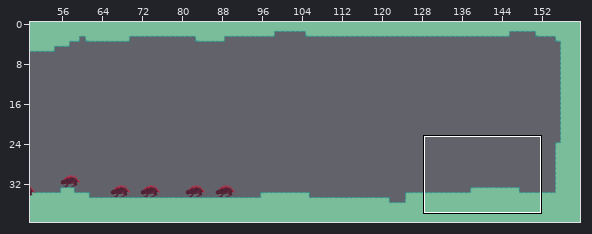
Level history. Tiled map: assets/levels/adlar.tmx. The picture above shows the old version from afar; the outline marks the close-up.
Close-up. Old version:
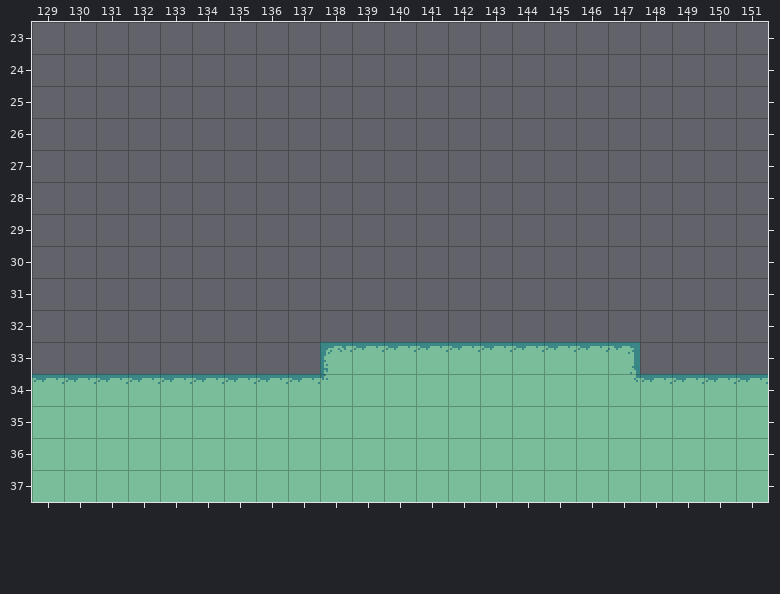
Cells are 16x16 px. Shown: x 129..151, y 23..37. The commit also changed other parts of the map, which this record leaves out.
And afterwards:
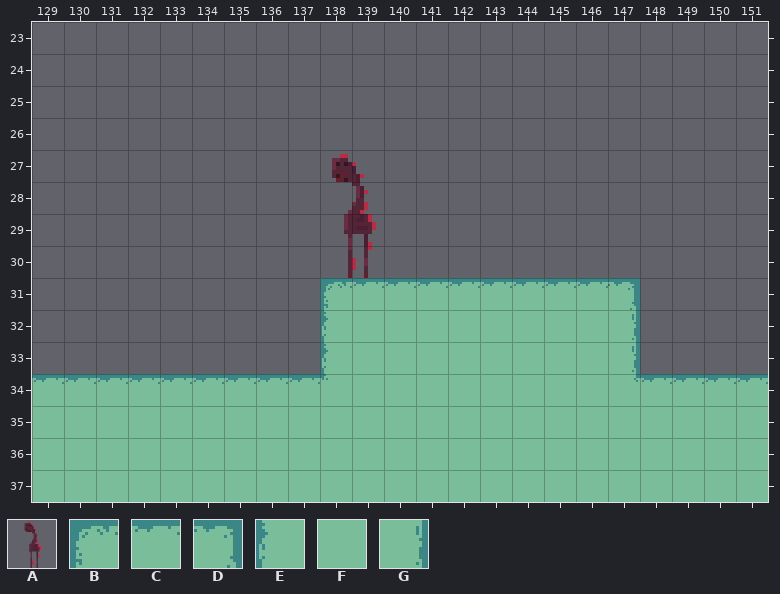
Key: from "enemies": A 2; from "level_tiles": B 0, C 1, D 2, E 5, F 6, G 7.
_ is an empty cell.
Objects are placed by their top-left corner, in cells (3,4 is the top-left corner of cell 3,4); size is 1x1 cell unless given.
Change:
Layer "Foreground":
y 31: x 138..147 __________ -> BCCCCCCCCD
y 32: x 138..147 __________ -> EFFFFFFFFG
y 33: x 138..147 BCCCCCCCCD -> EFFFFFFFFG
Layer "objects":
added: A "c02" at 137,27 size 4x4
